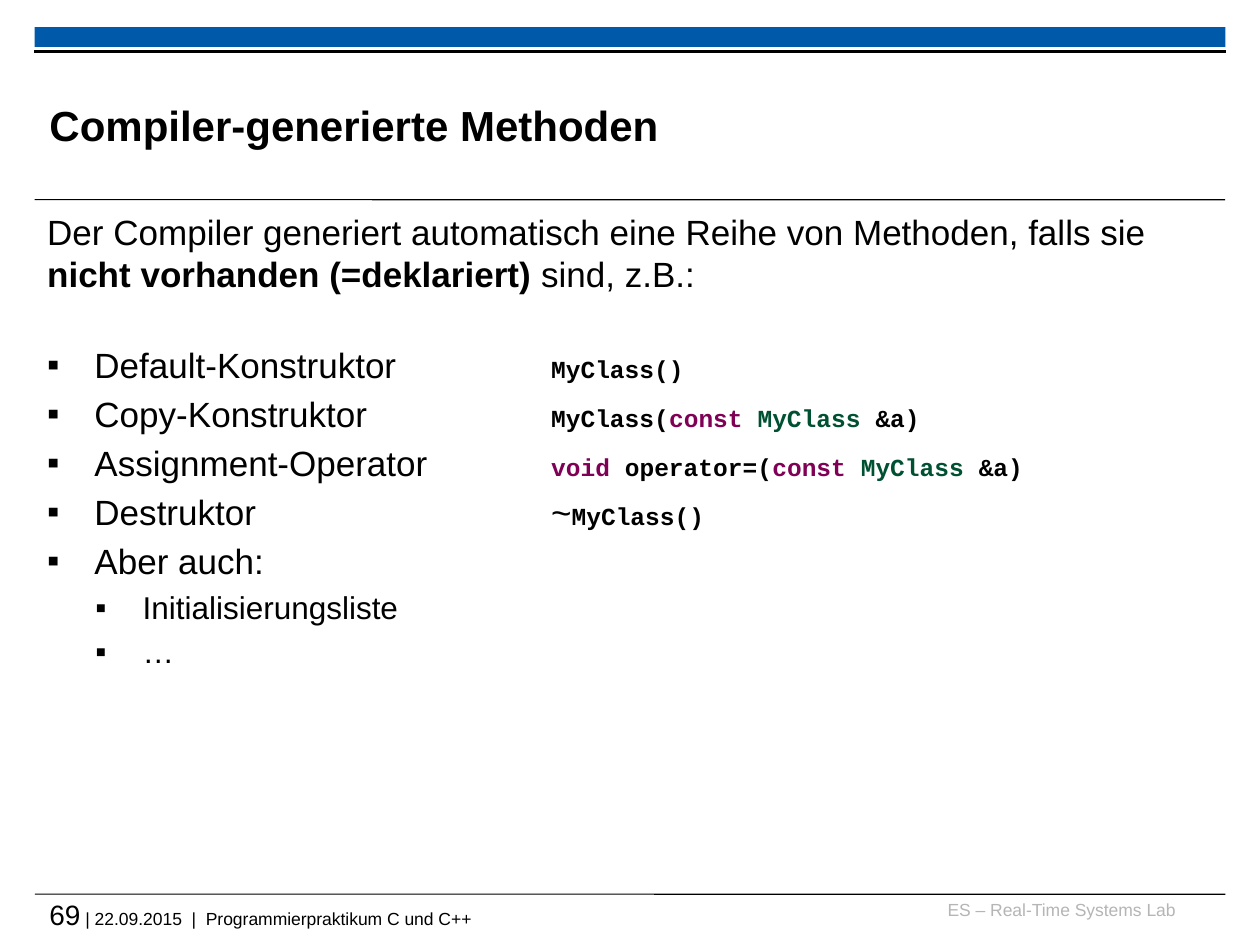
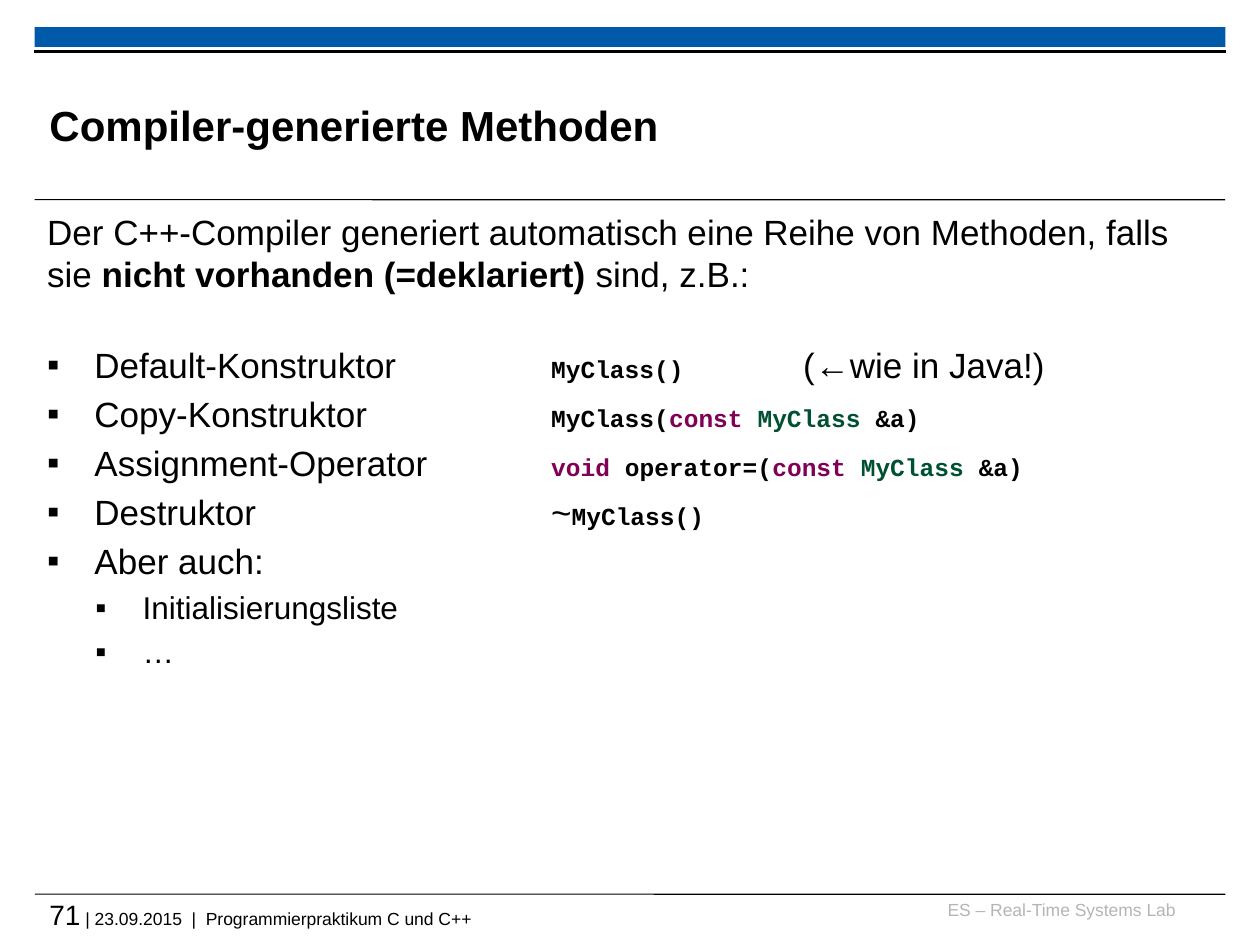
Before and after one commit to h82k/tud-cppp, a slide deck: slide 71 of cppp_lecture.pptx (slide 69 before the commit). Drawn at 1260x945 pixels with LibreOffice and Linux fonts; fonts in the diff are those of the drawing; background and template pictures are left out. Boxes give left, top, right and bottom in pixels: in the first picture for what was removed or moved away, otherwise in the second. Text is boxed around its words. In the diff, an @@ line names an element or a change of style, - is before the commit and + after.

```diff
--- a/cppp_lecture.pptx
+++ b/cppp_lecture.pptx
@@ text at <box>47,219,1168,385</box>: text changed @@
-Der Compiler generiert automatisch eine Reihe von Methoden, falls sie nicht vorhanden (=deklariert) sind, z.B.:
-▪ Default-Konstruktor MyClass()
+Der C++-Compiler generiert automatisch eine Reihe von Methoden, falls sie nicht vorhanden (=deklariert) sind, z.B.:
+▪ Default-Konstruktor MyClass() (←wie in Java!)
@@ text at <box>49,905,471,929</box>: text changed @@
-69 | 22.09.2015 | Programmierpraktikum C und C++
+71 | 23.09.2015 | Programmierpraktikum C und C++
```
Also in this commit, not shown: 5 other slides changed, 6 slides added, 1 slide removed, 2 other files.
